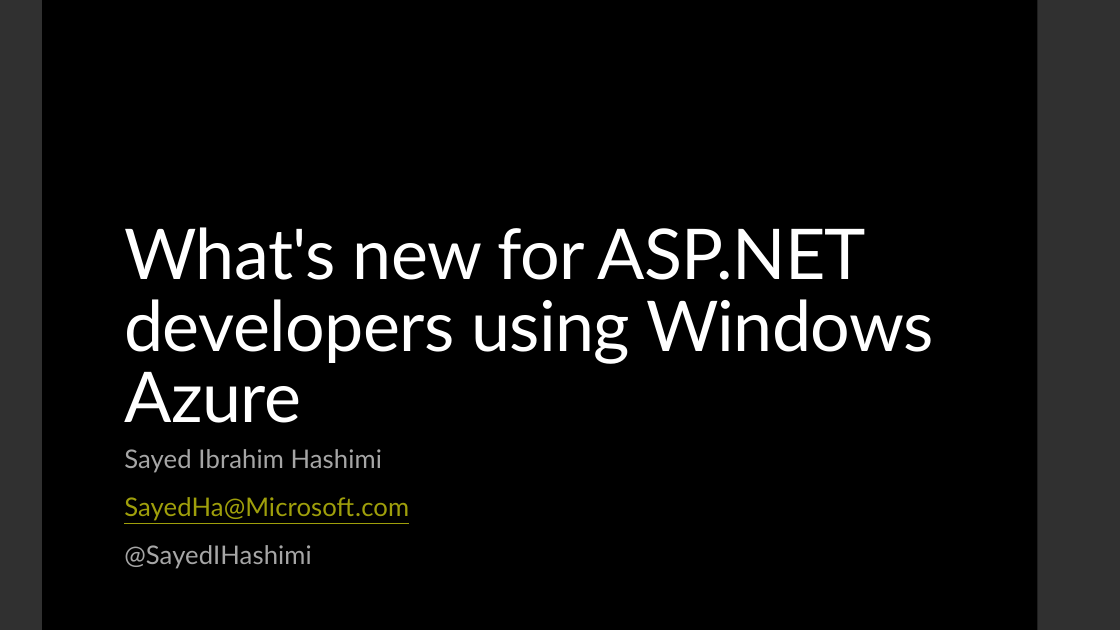
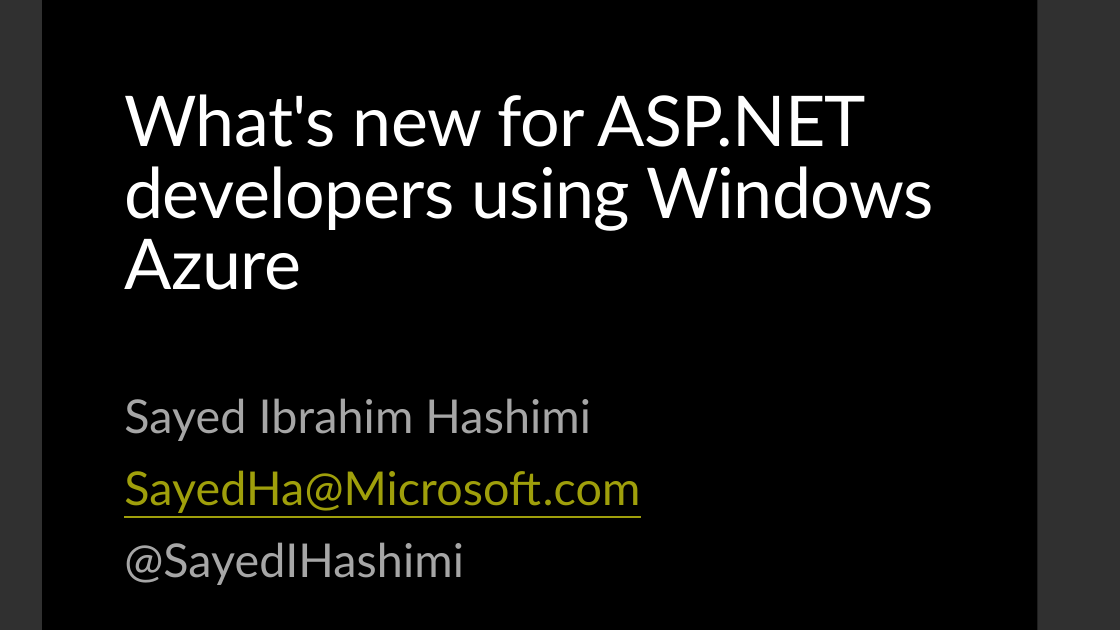
Before and after one commit to sayedihashimi/codeonthebeach2014, a slide deck: slide 1 of asp.net-and-azure-cob2014.pptx. Drawn at 1120x630 pixels with LibreOffice and Linux fonts; fonts in the diff are those of the drawing. Boxes give left, top, right and bottom in pixels: in the first picture for what was removed or moved away, otherwise in the second. Text is boxed around its words. In the diff, an @@ line names an element or a change of style, - is before the commit and + after.

Commit message:
updating pptx

```diff
--- a/asp.net-and-azure-cob2014.pptx
+++ b/asp.net-and-azure-cob2014.pptx
@@ title "What's new for ASP.NET developers ..." moved from (x1=124, y1=227, x2=934, y2=423) to (x1=124, y1=94, x2=934, y2=290) @@
@@ subtitle "Sayed Ibrahim Hashimi" moved from (x1=124, y1=449, x2=409, y2=569) to (x1=124, y1=398, x2=640, y2=585) @@
@@ subtitle "Sayed Ibrahim Hashimi" at (x1=124, y1=398, x2=640, y2=585): size 22 to 40 pt @@
```
Also in this commit, not shown: 1 other slide changed.
